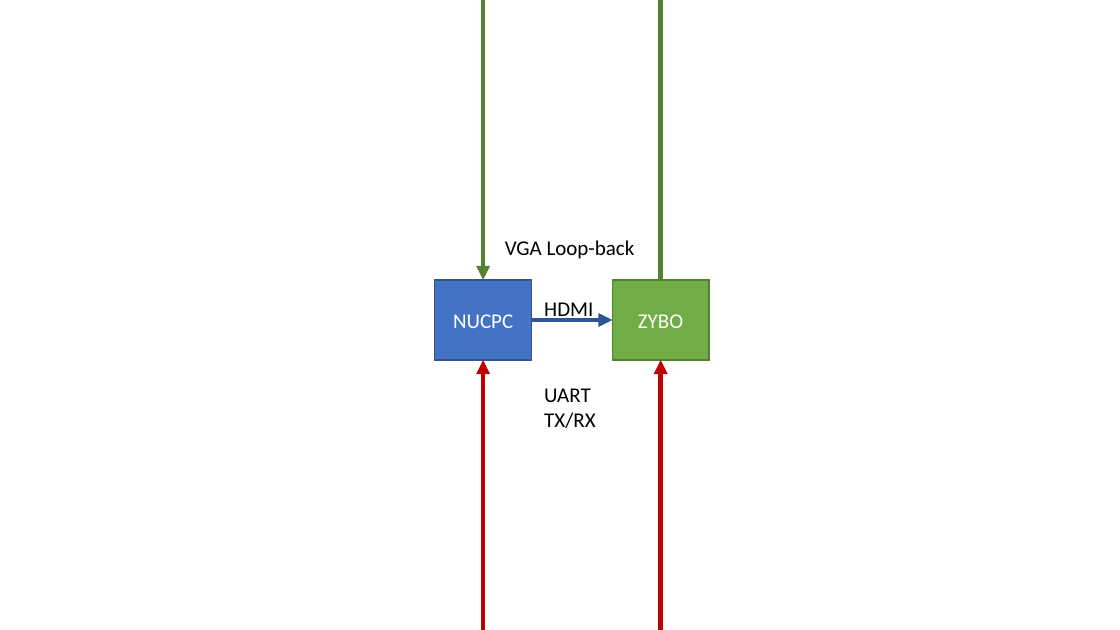
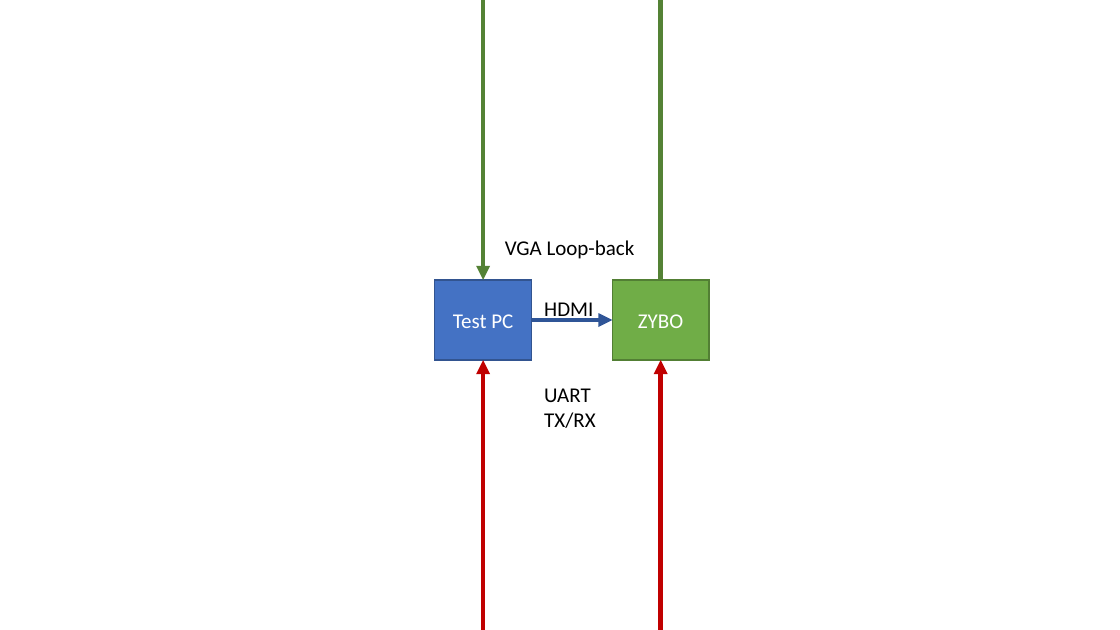
Before and after one commit to snaphat/phd_aaron_landwehr, a slide deck: slide 1 of fig/zybo_setup.pptx. Drawn at 1120x630 pixels with LibreOffice and Linux fonts; fonts in the diff are those of the drawing. Boxes give left, top, right and bottom in pixels: in the first picture for what was removed or moved away, otherwise in the second. Text is boxed around its words. In the diff, an @@ line names an element or a change of style, - is before the commit and + after.

```diff
--- a/fig/zybo_setup.pptx
+++ b/fig/zybo_setup.pptx
@@ text in rectangle at (x1=453, y1=314, x2=513, y2=328): text changed @@
-NUCPC
+Test PC
```
Also in this commit, not shown: 3 other files.
